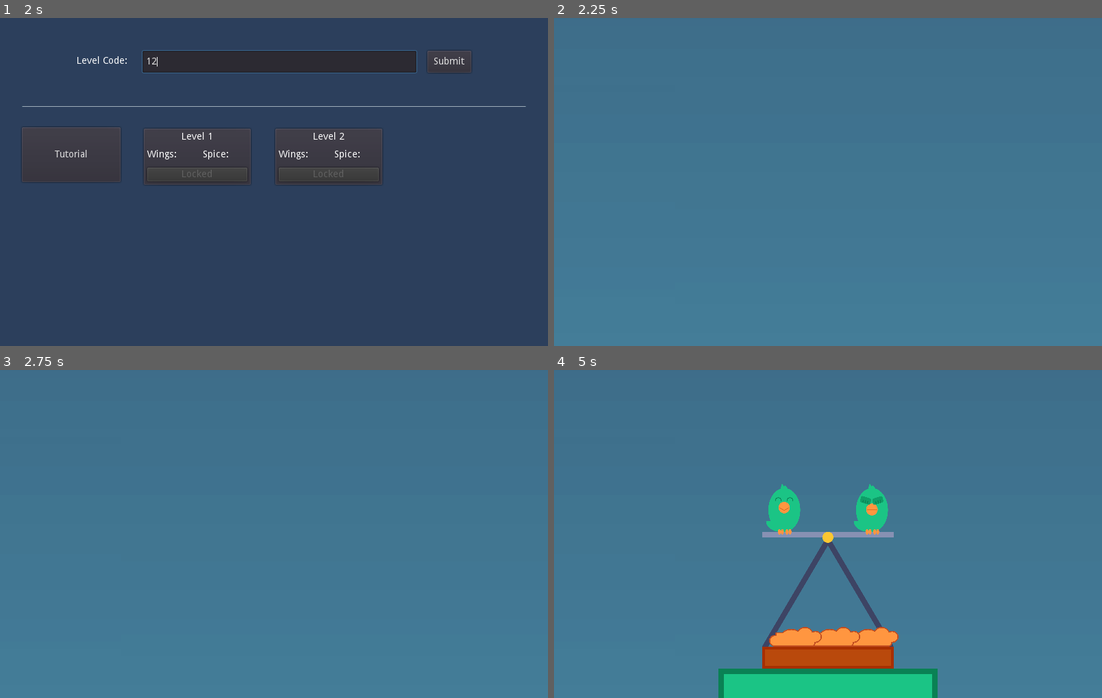
Above: before the commit, frames 1-4 (two rows, left to right).
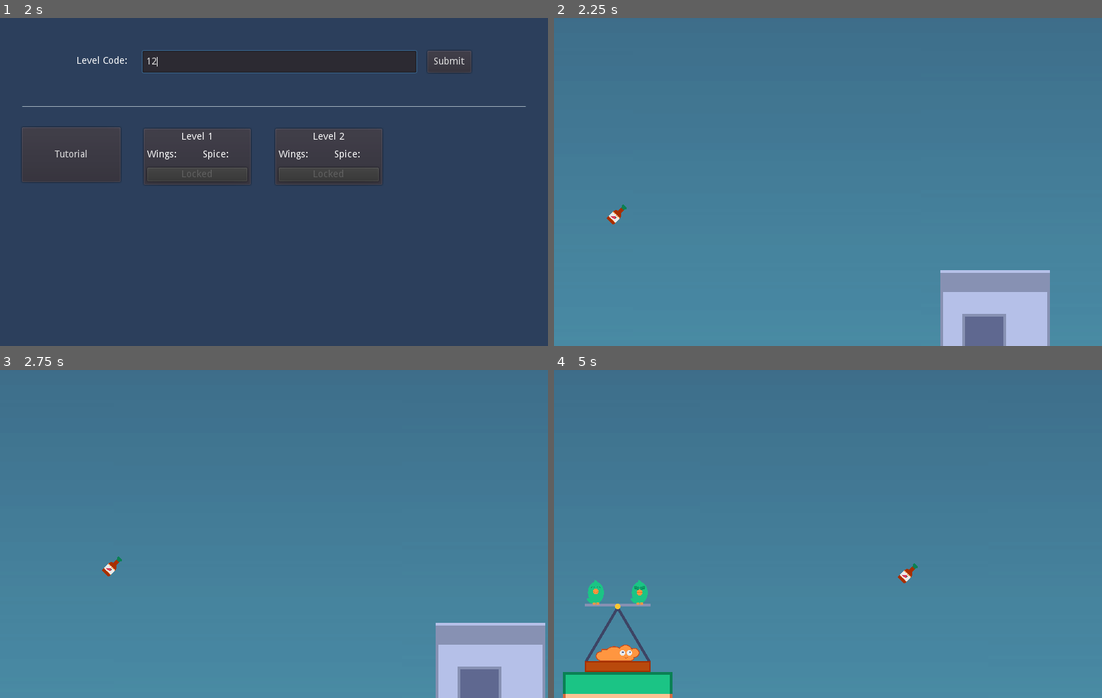
Above: after the commit, the same moments.

Repository: zekehernandez/spicy
Game: Godot game, scene res://screens/Title.tscn
Same seed, same stepped clock (60 frames per second), same inputs: the game is played once before the commit and once after it.
Inputs (mouse positions are in pixels of both pictures, inside the frame that each line leads up to):
- Up to frame 1 (2 s): click "Play" at 0.5 s; click (279, 60) at 1.27 s; type "12" at 1.35 s
- Up to frame 2 (2.25 s): click "Tutorial" at 2 s
- Up to frame 3 (2.75 s): no input
- Up to frame 4 (5 s): tap Enter (ui_accept) at 2.75, 3.8 s; hold Right (move_right) 2.78-3.53 s; hold Enter (ui_accept) 2.78-3.53 s; tap Up (jump) at 3.02, 3.77 s; hold Left (move_left) 3.53-4.28 s; tap Space (shoot) at 3.6 s; hold Right (move_right) from 4.28 s (still down); hold Enter (ui_accept) from 4.28 s (still down)

Frame 1 is identical in both runs. In frame 2, 4.7% of the frame differs, in the area x 9-91%, y 56-100%; in frame 3, 4.7%; in frame 4, 12%, in the area x 1-70%, y 34-100%.

Commit message:
first cutscene

Diff:
--- a/Dialog.gd
+++ b/Dialog.gd
@@ -30,7 +30,7 @@
     if $Panel/Label.text.length() == current_message.length():
       $Panel/Label2.show()
 
-  var skip = Input.is_action_pressed("ui_accept")
+  var skip = Input.is_action_just_pressed("ui_accept")
 
   if skip:
     if textLength == current_message.length():
--- a/Dialog.tscn
+++ b/Dialog.tscn
@@ -21,10 +21,11 @@
 
 [node name="Label" type="Label" parent="Panel"]
 margin_left = 32.0
-margin_top = 40.0
-margin_right = 72.0
-margin_bottom = 54.0
+margin_top = 24.0
+margin_right = 768.0
+margin_bottom = 89.0
 text = "test"
+autowrap = true
 __meta__ = {
 "_edit_use_anchors_": false
 }
@@ -32,9 +33,9 @@
 [node name="Label2" type="Label" parent="Panel"]
 visible = false
 margin_left = 624.0
-margin_top = 72.0
+margin_top = 88.0
 margin_right = 786.0
-margin_bottom = 86.0
+margin_bottom = 102.0
 text = "Press enter to continue..."
 __meta__ = {
 "_edit_use_anchors_": false
--- a/levels/Level0.tscn
+++ b/levels/Level0.tscn
@@ -25,7 +25,7 @@
 position = Vector2( 2848, 640 )
 
 [node name="SaucePosition" parent="Level" index="10"]
-position = Vector2( 5312, 576 )
+position = Vector2( 720, -96 )
 
 [node name="CollisionShape2D" type="CollisionShape2D" parent="GroundCollision" index="0"]
 position = Vector2( -320, 0 )
--- a/player/Mover.gd
+++ b/player/Mover.gd
@@ -14,6 +14,7 @@
 
 onready var leftBird = $Motor/LeftBird
 onready var rightBird = $Motor/RightBird
+onready var sentientWing = $SentientWing
 
 var timeLanded = 0
 
@@ -93,10 +94,59 @@
 var currentCutscene = null
 var currentScene = null
 
+const SPEAKER = 'speaker'
+const EXPRESSION = 'expression'
+const ANIMATION = 'animation'
+const MESSAGE = 'message'
+
+const HAPPY = 'happy'
+const NEUTRAL = 'neutral'
+const DEFAULT = 'default'
+const SCARED = 'scared'
+const UNCOMFORTABLE = 'uncomfortable'
+const LR = 'oneToTwo'
+const RL = 'twoToOne'
+const LB = 'oneToThree'
+const BL = 'threeToOne'
+const RB = 'twoToThree'
+const BR = 'threeToTwo'
+const ZR = 'zoomTwo'
+
 onready var cutscenes = {
   0: [
-    { 'speaker': rightBird, 'expression': 'happy', 'message': 'hello', 'animation': 'zoomTwo'},
-    { 'speaker': leftBird, 'expression': 'happy', 'message': 'hi there', 'animation': 'twoToOne'},
+    { SPEAKER: rightBird, EXPRESSION: HAPPY, ANIMATION: ZR, MESSAGE: 'Good morning, to you! We\'re glad to have you join us for our first delivery of the day.'},
+    { SPEAKER: leftBird, EXPRESSION: NEUTRAL, ANIMATION: RL, MESSAGE: 'What exactly is this "thing" we\'re delivering again?'},
+    { SPEAKER: sentientWing, EXPRESSION: HAPPY, ANIMATION: LB, MESSAGE: 'Hiya!'},
+    { SPEAKER: rightBird, EXPRESSION: NEUTRAL, ANIMATION: BR, MESSAGE: 'I\'m getting to that, just a minute now, Rookie.'},
+    { SPEAKER: rightBird, EXPRESSION: NEUTRAL, ANIMATION: null, MESSAGE: "If you look around you can see that there's not much left out here, and not many people. But the people that are here love hot, spicy wings."},
+    { SPEAKER: leftBird, EXPRESSION: NEUTRAL, ANIMATION: RL, MESSAGE: 'I think "spicy" is redundant there.'},
+    { SPEAKER: rightBird, EXPRESSION: NEUTRAL, ANIMATION: LR, MESSAGE: "I'm going to need you to stop interrupting, Rookie!"},
+    { SPEAKER: leftBird, EXPRESSION: HAPPY, ANIMATION: RL, MESSAGE: "Sorry!"},
+    { SPEAKER: rightBird, EXPRESSION: NEUTRAL, ANIMATION: LR, MESSAGE: "Anyhow, we've got to fly these wings over to the islands these folks live on."},
+    { SPEAKER: sentientWing, EXPRESSION: DEFAULT, ANIMATION: RB, MESSAGE: 'It\'s always been my dream to fly!'},
+    { SPEAKER: rightBird, EXPRESSION: NEUTRAL, ANIMATION: BR, MESSAGE: "Yes, yes okay, pipe down now."},
+    { SPEAKER: rightBird, EXPRESSION: NEUTRAL, ANIMATION: null, MESSAGE: "It's not easy work, making these deliveries. So, consider this a practice run, Rookie."},
+    { SPEAKER: leftBird, EXPRESSION: NEUTRAL, ANIMATION: RL, MESSAGE: "I'm ready to fly!"},
+    { SPEAKER: sentientWing, EXPRESSION: HAPPY, ANIMATION: LB, MESSAGE: 'Weeeee!'},
+    { SPEAKER: rightBird, EXPRESSION: NEUTRAL, ANIMATION: BR, MESSAGE: "A couple more things before we take off..."},
+    { SPEAKER: rightBird, EXPRESSION: NEUTRAL, ANIMATION: null, MESSAGE: "If we drop any wings on the ground or in the water, they're ruined. So, let's not do that."},
+    { SPEAKER: rightBird, EXPRESSION: NEUTRAL, ANIMATION: null, MESSAGE: "Also, we only have mild wings with us, but the people prefer spicy wings."},
+    { SPEAKER: rightBird, EXPRESSION: NEUTRAL, ANIMATION: null, MESSAGE: "So, if you see any hot sauce bottles floating around..."},
+    { SPEAKER: leftBird, EXPRESSION: NEUTRAL, ANIMATION: RL, MESSAGE: "There are bottles of hot sauce just floating in the water?"},
+    { SPEAKER: rightBird, EXPRESSION: NEUTRAL, ANIMATION: LR, MESSAGE: "..."},
+    { SPEAKER: rightBird, EXPRESSION: NEUTRAL, ANIMATION: null, MESSAGE: "So, if you see that floating sauce, get that on the wings."},
+    { SPEAKER: rightBird, EXPRESSION: NEUTRAL, ANIMATION: null, MESSAGE: "Not our wings, the wings that we're delivering, of course. It's not a requirement for delivery, but the people love spicy wings."},
+    { SPEAKER: sentientWing, EXPRESSION: HAPPY, ANIMATION: RB, MESSAGE: "I'm gonna be sooo SPICY!"},
+    { SPEAKER: rightBird, EXPRESSION: NEUTRAL, ANIMATION: BR, MESSAGE: "We just need to land safely by that flag to complete the job."},
+    { SPEAKER: rightBird, EXPRESSION: NEUTRAL, ANIMATION: null, MESSAGE: "Alright, let's get moving. The people are hungry!"},
+    { SPEAKER: leftBird, EXPRESSION: HAPPY, ANIMATION: RL, MESSAGE: "Let's go!"},
+    { SPEAKER: sentientWing, EXPRESSION: HAPPY, ANIMATION: LB, MESSAGE: 'Yeah, let\'s go!'},
+    { SPEAKER: sentientWing, EXPRESSION: DEFAULT, ANIMATION: null, MESSAGE: "Wait..."},
+    { SPEAKER: sentientWing, EXPRESSION: SCARED, ANIMATION: null, MESSAGE: "AM I GOING TO BE EATEN?!"},
+    { SPEAKER: leftBird, EXPRESSION: UNCOMFORTABLE, ANIMATION: BL, MESSAGE: "..."},
+    { SPEAKER: rightBird, EXPRESSION: UNCOMFORTABLE, ANIMATION: LR, MESSAGE: "..."},
+    { SPEAKER: leftBird, EXPRESSION: NEUTRAL, ANIMATION: RL, MESSAGE: "Maybe we should only deliver the non-sentient wings?"},
+    { SPEAKER: rightBird, EXPRESSION: NEUTRAL, ANIMATION: LR, MESSAGE: "Good idea, Rookie."},
    ],
   1: null,
 }
@@ -111,6 +161,8 @@
     currentScene = null
     animator.play('fadeOut')
     yield(get_node('AnimationPlayer'), "animation_finished")
+    sentientWing.hide();
+    get_tree().call_group("cargo", "show")
     emit_signal("cutsceneOver")
     return
 
@@ -123,7 +175,7 @@
 
   # Pan Camera
   if scene.animation != null:
-    print('animation')
+    print(ANIMATION)
     animator.play(scene.animation)
     yield(get_node('AnimationPlayer'), "animation_finished")
 
@@ -142,6 +194,10 @@
 
   Global.showCutscene(level)
 
+  if level == 0:
+    sentientWing.show();
+    get_tree().call_group("cargo", "hide")
+
   camera.current = true
 
   currentCutscene = cutscenes.get(level)
--- a/player/Mover.tscn
+++ b/player/Mover.tscn
@@ -6,6 +6,8 @@
 [ext_resource path="res://player/bar.png" type="Texture" id=4]
 [ext_resource path="res://objects/Cargo.tscn" type="PackedScene" id=5]
 [ext_resource path="res://Dialog.tscn" type="PackedScene" id=6]
+[ext_resource path="res://player/wings.png" type="Texture" id=7]
+[ext_resource path="res://player/SentientWing.gd" type="Script" id=8]
 
 [sub_resource type="PhysicsMaterial" id=3]
 friction = 0.5
@@ -263,7 +265,7 @@
 
 [sub_resource type="Animation" id=13]
 resource_name = "panIn"
-length = 3.0
+length = 7.0
 tracks/0/type = "bezier"
 tracks/0/path = NodePath("CutsceneCamera:zoom:x")
 tracks/0/interp = 1
@@ -271,8 +273,8 @@
 tracks/0/imported = false
 tracks/0/enabled = true
 tracks/0/keys = {
-"points": PoolRealArray( 1, -0.25, 0, 0.25, 0 ),
-"times": PoolRealArray( 0 )
+"points": PoolRealArray( 2, -0.25, 0, 0.25, 0, 2, -0.25, 0, 0.25, 0, 1, -0.25, 0, 0.25, 0 ),
+"times": PoolRealArray( 0, 5, 7 )
 }
 tracks/1/type = "bezier"
 tracks/1/path = NodePath("CutsceneCamera:zoom:y")
@@ -281,8 +283,8 @@
 tracks/1/imported = false
 tracks/1/enabled = true
 tracks/1/keys = {
-"points": PoolRealArray( 1, -0.25, 0, 0.25, 0 ),
-"times": PoolRealArray( 0 )
+"points": PoolRealArray( 2, -0.25, 0, 0.25, 0, 2, -0.25, 0, 0.25, 0, 1, -0.25, 0, 0.25, 0 ),
+"times": PoolRealArray( 0, 5, 7 )
 }
 tracks/2/type = "bezier"
 tracks/2/path = NodePath("CutsceneCamera:position:x")
@@ -291,8 +293,8 @@
 tracks/2/imported = false
 tracks/2/enabled = true
 tracks/2/keys = {
-"points": PoolRealArray( -0.431707, -0.25, 0, 0.25, 0, -0.124831, -0.25, 0, 0.25, 0 ),
-"times": PoolRealArray( 0, 3 )
+"points": PoolRealArray( 1503.75, -0.25, 0, 0.25, 0, -0.270467, -0.25, 0, 0.25, 0, -0.124831, -0.25, 0, 0.25, 0 ),
+"times": PoolRealArray( 0, 5, 7 )
 }
 tracks/3/type = "bezier"
 tracks/3/path = NodePath("CutsceneCamera:position:y")
@@ -301,8 +303,8 @@
 tracks/3/imported = false
 tracks/3/enabled = true
 tracks/3/keys = {
-"points": PoolRealArray( -664, -0.25, 0, 0.25, 0, -192, -0.25, 0, 0.25, 0 ),
-"times": PoolRealArray( 0, 3 )
+"points": PoolRealArray( -384.978, -0.25, 0, 0.25, 0, -416, -0.25, 0, 0.25, 0, -192, -0.25, 0, 0.25, 0 ),
+"times": PoolRealArray( 0, 5, 7 )
 }
 
 [sub_resource type="Animation" id=11]
@@ -613,6 +615,36 @@
 "points": PoolRealArray( -192, -0.25, 0, 0.25, 0, -216.042, -0.25, 0, 0.25, 0 ),
 "times": PoolRealArray( 0, 1 )
 }
+
+[sub_resource type="AtlasTexture" id=18]
+atlas = ExtResource( 7 )
+region = Rect2( 0, 192, 512, 192 )
+
+[sub_resource type="AtlasTexture" id=19]
+atlas = ExtResource( 7 )
+region = Rect2( 512, 192, 512, 192 )
+
+[sub_resource type="AtlasTexture" id=20]
+atlas = ExtResource( 7 )
+region = Rect2( 1024, 192, 512, 192 )
+
+[sub_resource type="SpriteFrames" id=21]
+animations = [ {
+"frames": [ SubResource( 18 ) ],
+"loop": true,
+"name": "default",
+"speed": 5.0
+}, {
+"frames": [ SubResource( 19 ) ],
+"loop": true,
+"name": "happy",
+"speed": 5.0
+}, {
+"frames": [ SubResource( 20 ) ],
+"loop": true,
+"name": "scared",
+"speed": 5.0
+} ]
 
 [node name="Platform" type="RigidBody2D"]
 position = Vector2( -6.51925e-09, 7.62939e-06 )
@@ -721,4 +753,11 @@
 "_edit_use_anchors_": false
 }
 
+[node name="SentientWing" type="AnimatedSprite" parent="."]
+visible = false
+position = Vector2( -0.0364151, -56 )
+scale = Vector2( 0.25, 0.25 )
+frames = SubResource( 21 )
+script = ExtResource( 8 )
+
 [connection signal="hide_message" from="CanvasLayer/Dialog" to="." method="_on_Dialog_hide_message"]
--- /dev/null
+++ b/player/SentientWing.gd
@@ -0,0 +1,19 @@
+extends AnimatedSprite
+
+
+# Declare member variables here. Examples:
+# var a = 2
+# var b = "text"
+
+
+# Called when the node enters the scene tree for the first time.
+func _ready():
+  set_animation('default')
+
+
+# Called every frame. 'delta' is the elapsed time since the previous frame.
+#func _process(delta):
+#  pass
+
+func express(expression):
+  set_animation(expression)
Not shown: 1 places in player/Mover.tscn that only renumber resources
